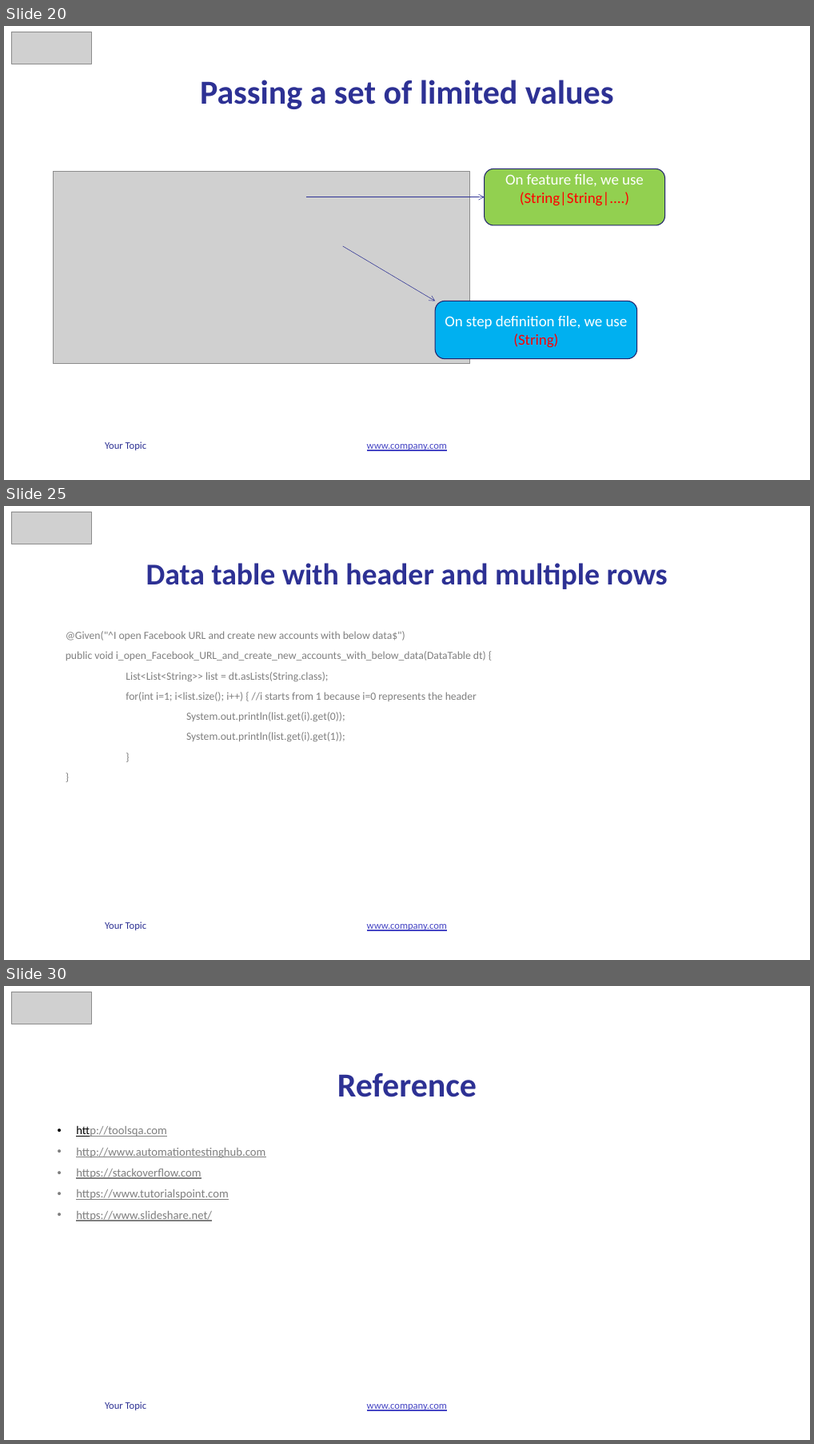
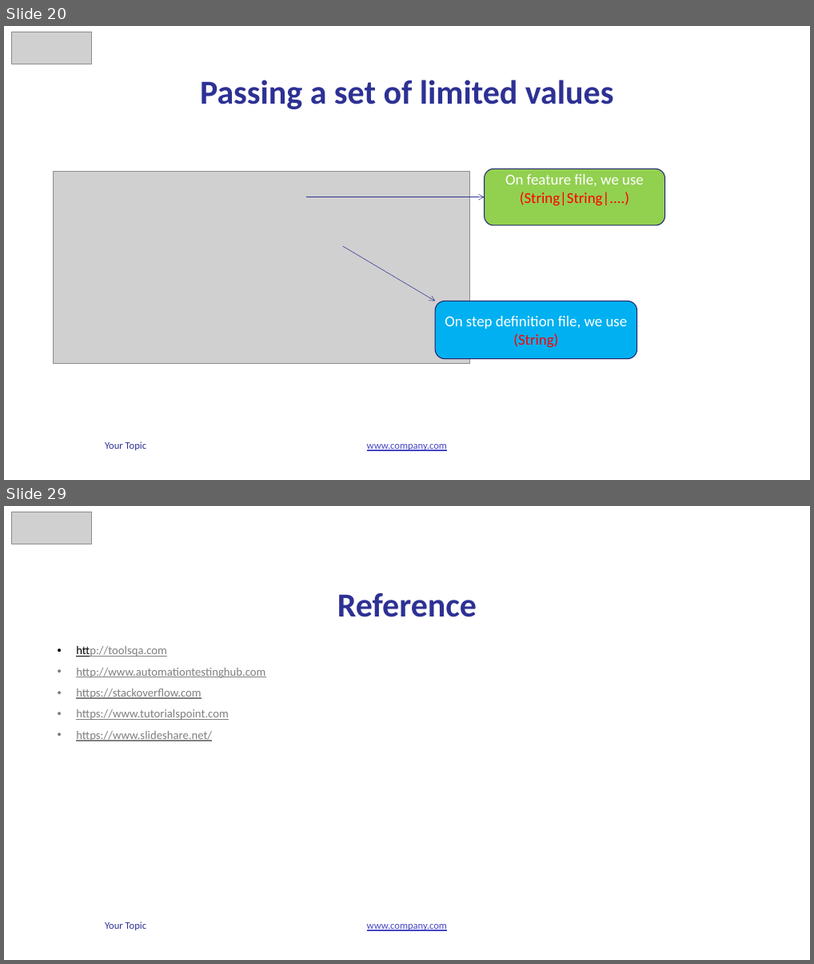
Before and after one commit to vunguyen2588/Cucumber, a slide deck: b4uconference_cucumber_slide.pptx. Shown one above the other, each under a label of ours: slides 20, 25 and 30 before the commit, slides 20 and 29 after it; the slides between them are not shown. The pictures are 814x1444 and 814x964 pixels, drawn with LibreOffice and Linux fonts; fonts in the diff are those of the drawing; grey boxes stand for pictures. Boxes give left, top, right and bottom in pixels: in the first picture for what was removed or moved away, otherwise in the second. Text is boxed around its words. In the diff, an @@ line names an element or a change of style, - is before the commit and + after.

```diff
--- a/b4uconference_cucumber_slide.pptx
+++ b/b4uconference_cucumber_slide.pptx
@@ slide 25 removed at (4,506,810,960), background #FFFFFF; not listed: 2 template elements that a slide beside it also shows @@
@@ picture removed at (11,512,92,544) @@
@@ title removed at (146,563,668,589) @@
-Data table with header and multiple rows
@@ text removed at (66,631,486,741) @@
-@Given("^I open Facebook URL and create new accounts with below data$")
-public void i_open_Facebook_URL_and_create_new_accounts_with_below_data(DataTable dt) {
-List<List<String>> list = dt.asLists(String.class);
-for(int i=1; i<list.size(); i++) { //i starts from 1 because i=0 represents the header
-System.out.println(list.get(i).get(0));
-System.out.println(list.get(i).get(1));
-}
-}
@@ what was slide 30 is now slide 29 @@
```
Also in this commit, not shown: 4 slides changed, 4 slides added, 4 other slides removed, 5 other files.
